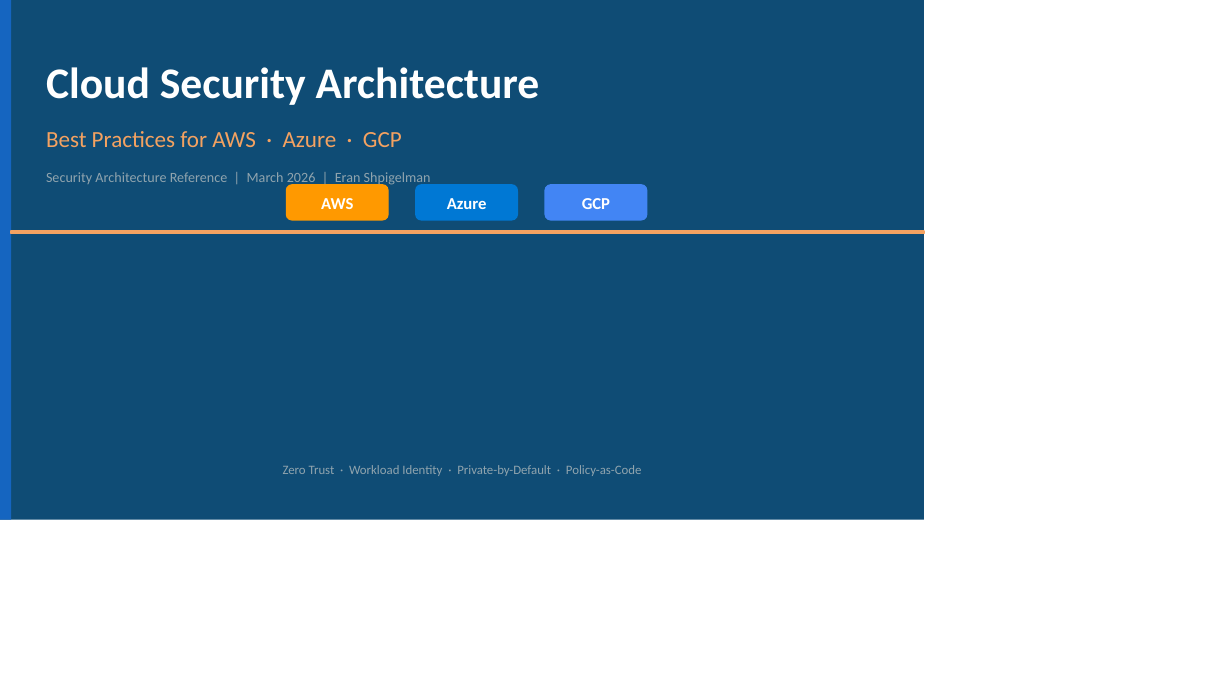
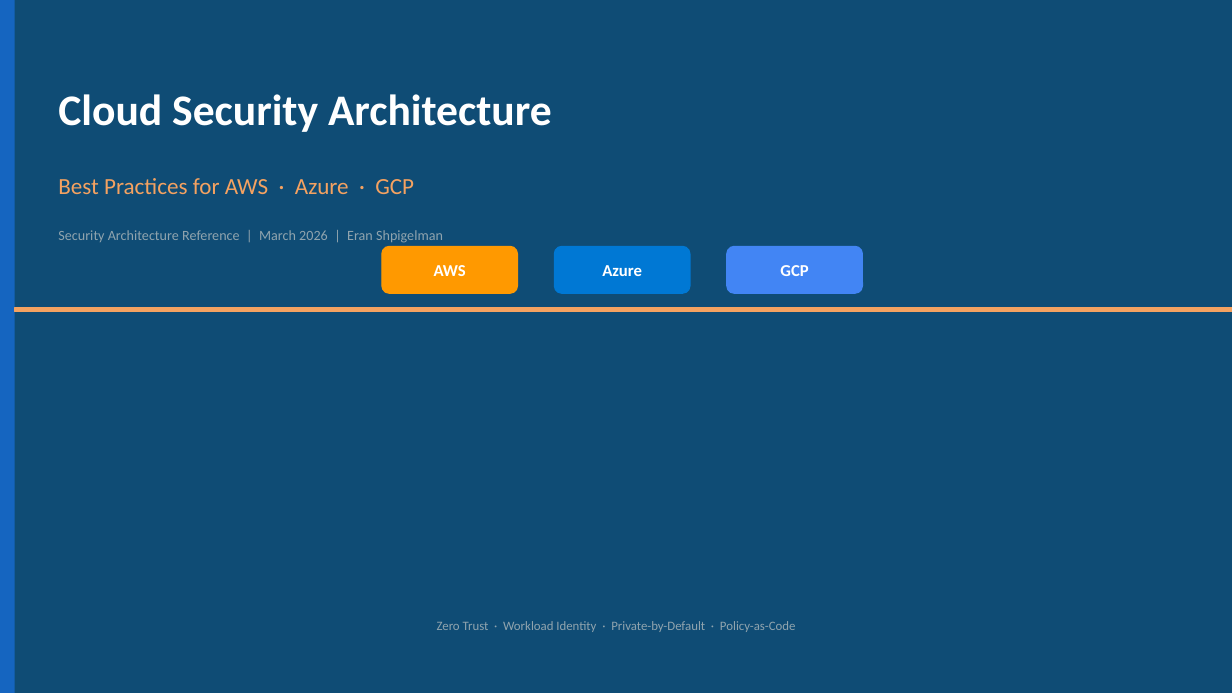
Before and after one commit to eransh10/Security-Architecture-Guidelines-Best-Practices, a slide deck: slide 1 of Cloud/cloud_security_architecture_deck.pptx. Drawn at 1232x693 pixels with LibreOffice and Linux fonts; fonts in the diff are those of the drawing. Boxes give left, top, right and bottom in pixels: in the first picture for what was removed or moved away, otherwise in the second. Text is boxed around its words. In the diff, an @@ line names an element or a change of style, - is before the commit and + after.

Commit message:
sync cloud deck: 45-slide expanded version (Advanced Security Domains)

```diff
--- a/Cloud/cloud_security_architecture_deck.pptx
+++ b/Cloud/cloud_security_architecture_deck.pptx
@@ rectangle: place and size @@
-rectangle at box(0, 0, 924, 519)
+rectangle at box(0, 0, 1232, 693)
@@ rectangle: place and size @@
-rectangle at box(0, 0, 11, 519)
+rectangle at box(0, 0, 15, 693)
@@ text "Cloud Security Architecture": place and size @@
-text "Cloud Security Architecture" at box(46, 67, 540, 105)
+text "Cloud Security Architecture" at box(58, 94, 552, 132)
@@ text "Best Practices for AWS · ...": place and size @@
-text "Best Practices for AWS · ..." at box(46, 131, 402, 147)
+text "Best Practices for AWS · ..." at box(58, 178, 414, 194)
@@ text "Security Architecture Reference | March ...": place and size @@
-text "Security Architecture Reference | March ..." at box(46, 172, 431, 186)
+text "Security Architecture Reference | March ..." at box(58, 230, 443, 243)
@@ text "AWS": place and size @@
-text "AWS" at box(321, 198, 353, 209)
+text "AWS" at box(434, 265, 466, 276)
@@ rounded rectangle: place and size @@
-rounded rectangle at box(287, 185, 388, 220)
+rounded rectangle at box(382, 247, 518, 294)
@@ text "Azure": place and size @@
-text "Azure" at box(447, 198, 487, 209)
+text "Azure" at box(602, 265, 642, 276)
@@ rounded rectangle: place and size @@
-rounded rectangle at box(416, 185, 518, 220)
+rounded rectangle at box(555, 247, 690, 294)
@@ text "GCP": place and size @@
-text "GCP" at box(582, 198, 610, 209)
+text "GCP" at box(780, 265, 808, 276)
@@ rounded rectangle: place and size @@
-rounded rectangle at box(545, 185, 647, 220)
+rounded rectangle at box(727, 247, 863, 294)
@@ rectangle: place and size @@
-rectangle at box(11, 231, 924, 234)
+rectangle at box(15, 308, 1232, 311)
@@ text "Zero Trust · Workload Identity ...": place and size @@
-text "Zero Trust · Workload Identity ..." at box(283, 465, 641, 476)
+text "Zero Trust · Workload Identity ..." at box(437, 621, 795, 632)
```
Also in this commit, not shown: 44 other slides changed.
